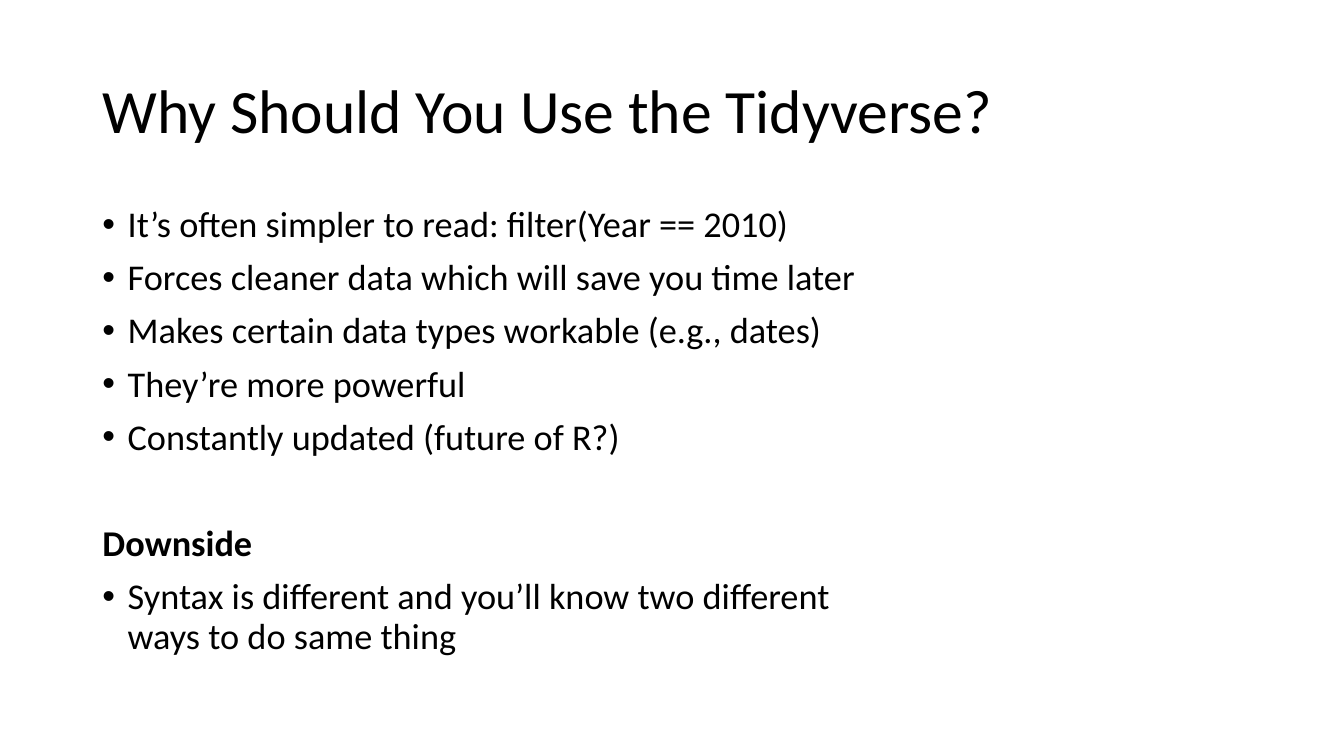
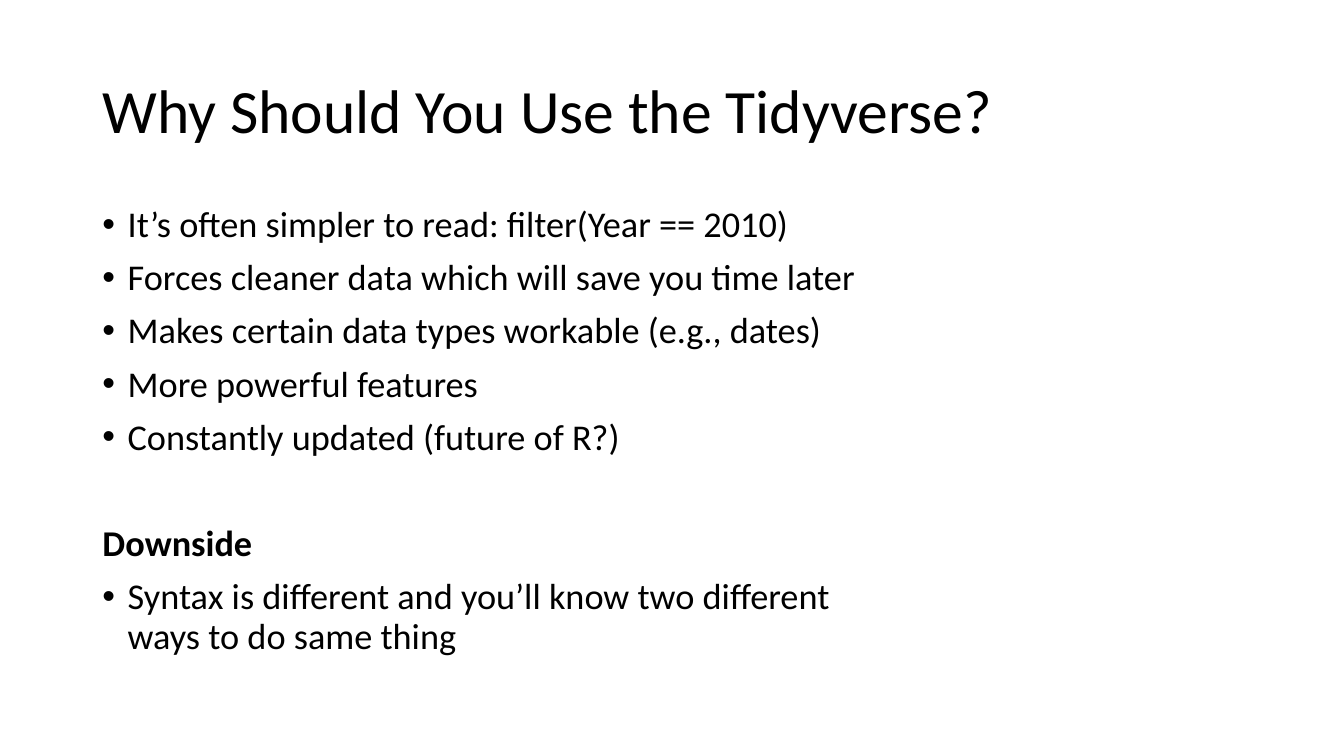
Before and after one commit to justinpriest/R_Intro_ADFG, a slide deck: slide 49 of The Basics of R.pptx (slide 42 before the commit). Drawn at 1344x756 pixels with LibreOffice and Linux fonts; fonts in the diff are those of the drawing. Boxes give left, top, right and bottom in pixels: in the first picture for what was removed or moved away, otherwise in the second. Text is boxed around its words. In the diff, an @@ line names an element or a change of style, - is before the commit and + after.

```diff
--- a/The Basics of R.pptx
+++ b/The Basics of R.pptx
@@ text at box(128, 371, 478, 403): text changed @@
-• They’re more powerful
+• More powerful features
```
Also in this commit, not shown: 31 other slides changed, 8 slides added, 1 other file.
